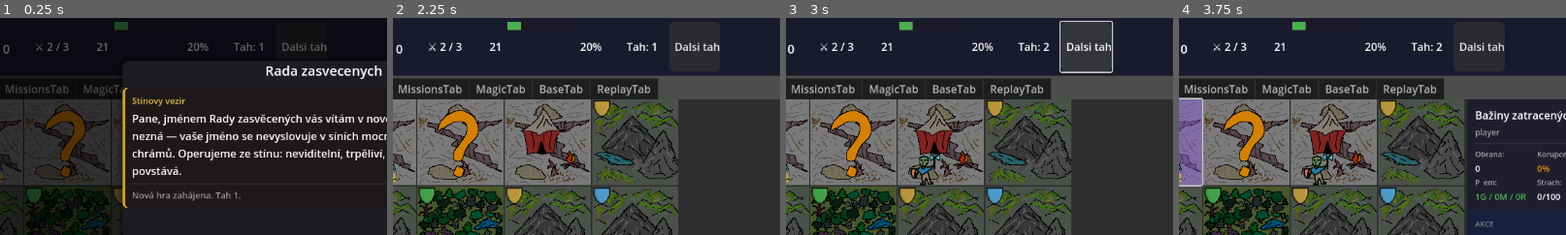
Above: before the commit, frames 1-4 (left to right).
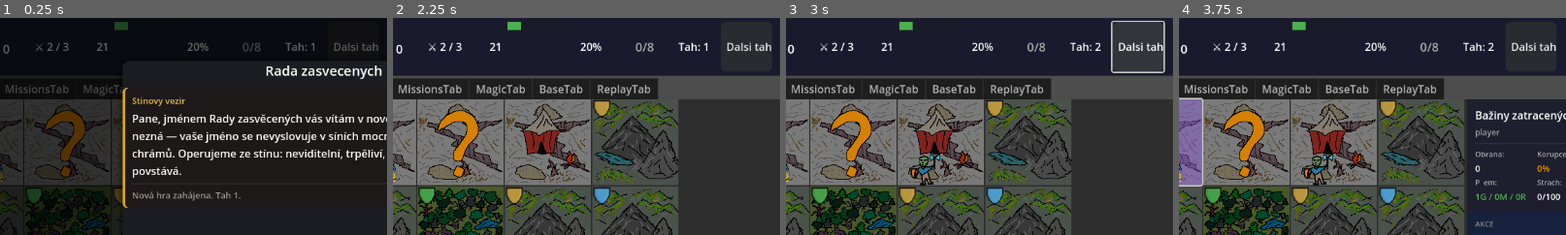
Above: after the commit, the same moments.

Repository: HannibalCZ/dark-lord
Game: Godot game, scene res://scenes/Main.tscn
Two runs of this game, one before a commit and one after it. Both use one fixed random seed, a clock stepped at 60 frames per second and the inputs below.
Inputs (mouse positions are % of the whole screen's width and height, from its top left):
- Up to frame 1 (0.25 s): no input
- Up to frame 2 (2.25 s): click "Dalsi tah" at 0.5 s; click (6, 29) at 1.27 s; click "Rozumim" at 2 s
- Up to frame 3 (3 s): click "Dalsi tah" at 2.75 s
- Up to frame 4 (3.75 s): click (6, 29) at 3.52 s
The pictures show only the part of the screen within x 8-58%, y 0-50%; the shares and areas given below are measured in that part.

The runs differ from the first frame. In frame 1, 0.6% of the frame differs, in the area x 60-98%, y 11-16%; in frame 2, 0.8%; in frame 3, 6.7%, in the area x 59-98%, y 1-26%; in frame 4, 0.8%.

Commit message:
feat(ui): TopBar - counter ovladanych civilizovanych regionu + konec hry
- TopBar.tscn: pridana sekce ControlSection (ikona ⚑ + label N/8)
  s oddelovacem VSeparator4 mezi HeatSection a TurnLabel
- TopBar.gd: @onready control_value, _update_control_count() s barevnym
  kodovanim (zelena >=67%, oranzova >=33%, seda jinak), pripojeni signalu
  game_ended -> _on_game_ended() ktery zamkne tlacitko Dalsi tah

Co-Authored-By: Claude Sonnet 4.6 <noreply@anthropic.com>

Diff:
--- a/scenes/ui/TopBar.tscn
+++ b/scenes/ui/TopBar.tscn
@@ -124,6 +124,23 @@
 [node name="VSeparator3" type="VSeparator" parent="HBoxContainer"]
 layout_mode = 2
 
+[node name="ControlSection" type="HBoxContainer" parent="HBoxContainer"]
+layout_mode = 2
+theme_override_constants/separation = 8
+
+[node name="ControlIcon" type="Label" parent="HBoxContainer/ControlSection"]
+layout_mode = 2
+text = "\u2691"
+theme_override_font_sizes/font_size = 16
+
+[node name="ControlValue" type="Label" parent="HBoxContainer/ControlSection"]
+layout_mode = 2
+text = "0/8"
+theme_override_font_sizes/font_size = 18
+
+[node name="VSeparator4" type="VSeparator" parent="HBoxContainer"]
+layout_mode = 2
+
 [node name="TurnLabel" type="Label" parent="HBoxContainer"]
 layout_mode = 2
 text = "Tah: 1"
--- a/scripts/ui/TopBar.gd
+++ b/scripts/ui/TopBar.gd
@@ -8,6 +8,7 @@
 @onready var units_label     : Label         = $HBoxContainer/Units/UnitsLabel
 @onready var heat_bar        : ProgressBar   = $HBoxContainer/HeatSection/HeatBar
 @onready var heat_value      : Label         = $HBoxContainer/HeatSection/HeatValue
+@onready var control_value   : Label         = $HBoxContainer/ControlSection/ControlValue
 @onready var turn_label      : Label         = $HBoxContainer/TurnLabel
 @onready var next_turn_btn   : Button        = $HBoxContainer/NextTurnButton
 
@@ -21,6 +22,7 @@
 	add_theme_stylebox_override("panel", bg)
 
 	GameState.connect("game_updated", Callable(self, "_refresh"))
+	GameState.game_ended.connect(_on_game_ended)
 	next_turn_btn.pressed.connect(_on_next_turn_pressed)
 	_refresh()
 
@@ -39,6 +41,7 @@
 	]
 
 	_update_heat_bar(GameState.heat)
+	_update_control_count()
 	turn_label.text = "Tah: %d" % GameState.turn
 
 
@@ -70,5 +73,23 @@
 	heat_bar.add_theme_stylebox_override("fill", style)
 
 
+func _update_control_count() -> void:
+	var controlled: int = GameState.query.regions.count_player_controlled_civilized()
+	var total: int = GameState.query.regions.count_total_civilized()
+	control_value.text = "%d/%d" % [controlled, total]
+	var ratio: float = float(controlled) / float(total) if total > 0 else 0.0
+	if ratio >= 0.67:
+		control_value.add_theme_color_override("font_color", Color("#4caf50"))
+	elif ratio >= 0.33:
+		control_value.add_theme_color_override("font_color", Color("#ff9800"))
+	else:
+		control_value.add_theme_color_override("font_color", Color("#aaaaaa"))
+
+
+func _on_game_ended(result: Dictionary) -> void:
+	next_turn_btn.disabled = true
+	next_turn_btn.tooltip_text = "Hra skoncila - %s" % result.get("outcome", "")
+
+
 func _on_next_turn_pressed() -> void:
 	GameState.advance_turn()
